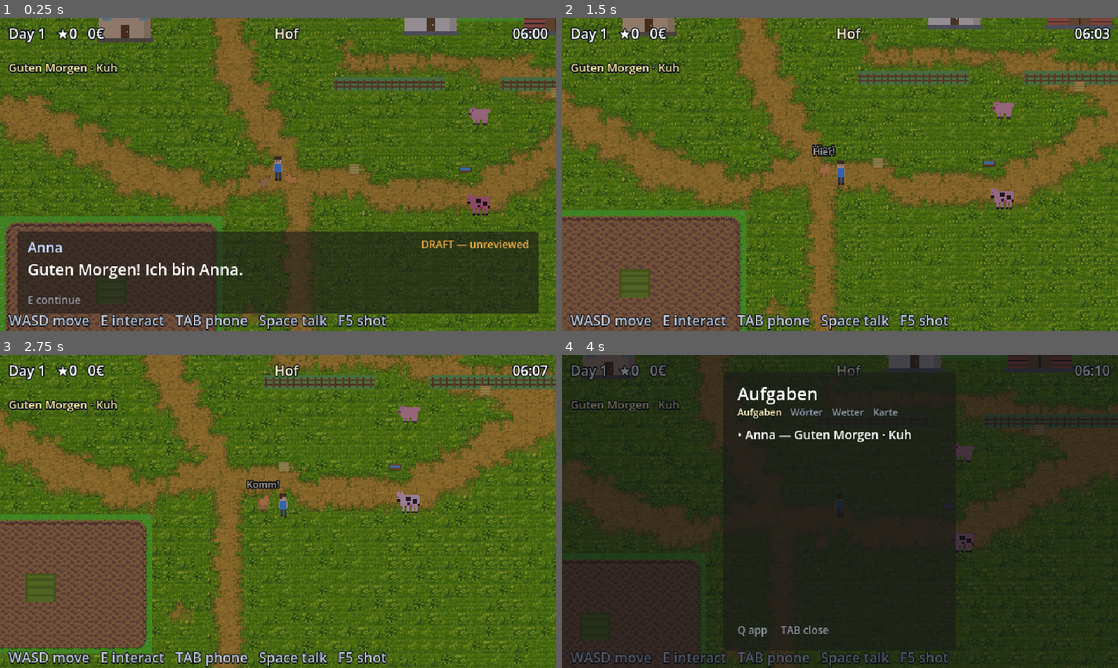
Above: before the commit, frames 1-4 (two rows, left to right).
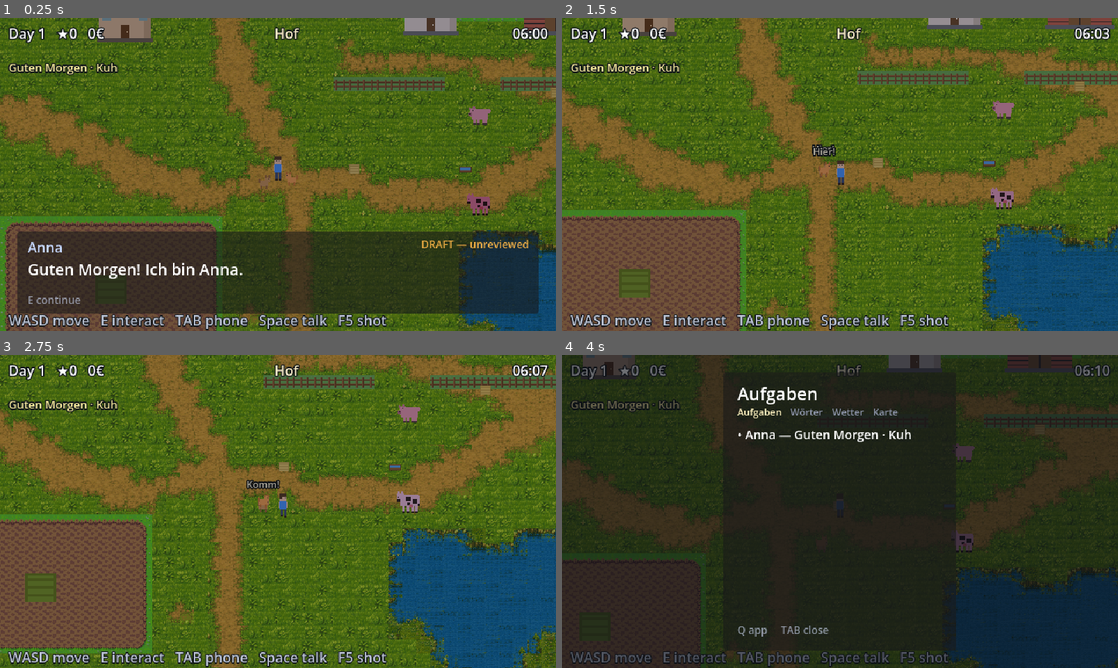
Above: after the commit, the same moments.

Repository: onskim/langame
Game: Godot game, scene res://scenes/world/farm.tscn
Same seed, same stepped clock (60 frames per second), same inputs: the game is played once before the commit and once after it.
Inputs:
- Up to frame 1 (0.25 s): no input
- Up to frame 2 (1.5 s): tap Enter at 0.5 s; hold D (move_right) 0.53-1.28 s; hold E (interact) 0.53-1.28 s; hold S (move_down) from 1.28 s (still down); tap 3 (pet_command_hier) at 1.35 s
- Up to frame 3 (2.75 s): release S (move_down) at 2.03 s; hold D (move_right) from 2.03 s (still down); tap 2 (pet_command_komm) at 2.1 s
- Up to frame 4 (4 s): release D (move_right) at 2.78 s; hold W (move_up) 2.78-3.53 s; tap 1 (pet_command_sitz) at 2.85 s; hold A (move_left) from 3.53 s (still down); hold Tab (phone) from 3.53 s (still down)

The runs differ from the first frame. In frame 1, 4.7% of the frame differs, in the area x 82-100%, y 67-100%; in frame 2, 7.5%; in frame 3, 12%, in the area x 69-100%, y 55-100%; in frame 4, 8.2%.

Commit message:
Add water: a farm pond and the lake shore
Second painted reference from the founder, same pipeline. The extractor is
generalised with a --lower terrain predicate, so grass-vs-water reuses the
grass-vs-dirt machinery and yields all sixteen corner combinations.

- The farm gets a pond with a lobed outline. A circle reads as a decal
  stamped on a field; the reference's water has wandering, lobed shores, so
  the radius is modulated by angle.
- New `lake` map, which Part 14 §2 already called for (village -> forest ->
  lake, Jonas's water). Grass on the west bank, open water reaching the east
  edge, a shoreline that wanders via stacked sines with two inlets biting
  into the bank. The point of the place is that the world visibly continues
  past it, so it must not read as a pond in a field.
- Water collision is generated from the SAME predicate that paints it, so
  the water you can see and the water that stops you cannot drift apart.
  Only fully-submerged cells block, which keeps the bank generous instead
  of sticky.
- The village gains an east gate to the lake.

Acceptance adds seven checks, including that the shoreline actually wanders
rather than ruling straight — a wall with a water texture would otherwise
pass every other test. 251 checks green.

Co-Authored-By: Claude Opus 5 <noreply@anthropic.com>

Diff:
--- a/game/assets/content/content.json
+++ b/game/assets/content/content.json
@@ -151,7 +151,11 @@
     "interior_anna_kitchen": "open",
     "interior_bakery": "open",
     "interior_farmhouse": "open",
-    "interior_shop": "open"
+    "interior_shop": "open",
+    "lake": {
+     "display": "See",
+     "scene": "res://scenes/world/lake.tscn"
+    }
    },
    "locations": {
     "anna_farmhouse": "farm",
@@ -161,6 +165,7 @@
     "farm_yard": "farm",
     "farmhouse": "farm",
     "field": "farm",
+    "lakeshore": "lake",
     "lane": "village",
     "rathaus": "village",
     "shop": "village",
@@ -191,6 +196,10 @@
     "interior_shop": {
      "display": "Laden",
      "scene": "res://scenes/world/interiors/shop.tscn"
+    },
+    "lake": {
+     "display": "See",
+     "scene": "res://scenes/world/lake.tscn"
     },
     "village": {
      "display": "Dorf",
--- /dev/null
+++ b/game/assets/tilesets/ground_water_ref.tiles.json
@@ -0,0 +1,549 @@
+{
+ "source": "founder-reference",
+ "source_file": "water tiles.png",
+ "lower": "clear blue pond water with lily pads and a rocky shore",
+ "upper": "lush meadow grass with wildflowers, leafy clumps and stones",
+ "tile_size": 16,
+ "grid": {
+  "cols": 6,
+  "rows": 16
+ },
+ "tiles": [
+  {
+   "atlas_coords": [
+    0,
+    0
+   ],
+   "variants": [
+    [
+     0,
+     0
+    ],
+    [
+     1,
+     0
+    ],
+    [
+     2,
+     0
+    ],
+    [
+     3,
+     0
+    ],
+    [
+     4,
+     0
+    ],
+    [
+     5,
+     0
+    ]
+   ],
+   "corners": {
+    "NE": "lower",
+    "NW": "lower",
+    "SE": "lower",
+    "SW": "lower"
+   }
+  },
+  {
+   "atlas_coords": [
+    0,
+    1
+   ],
+   "variants": [
+    [
+     0,
+     1
+    ],
+    [
+     1,
+     1
+    ],
+    [
+     2,
+     1
+    ],
+    [
+     3,
+     1
+    ],
+    [
+     4,
+     1
+    ]
+   ],
+   "corners": {
+    "NE": "lower",
+    "NW": "lower",
+    "SE": "lower",
+    "SW": "upper"
+   }
+  },
+  {
+   "atlas_coords": [
+    0,
+    2
+   ],
+   "variants": [
+    [
+     0,
+     2
+    ],
+    [
+     1,
+     2
+    ],
+    [
+     2,
+     2
+    ],
+    [
+     3,
+     2
+    ]
+   ],
+   "corners": {
+    "NE": "lower",
+    "NW": "lower",
+    "SE": "upper",
+    "SW": "lower"
+   }
+  },
+  {
+   "atlas_coords": [
+    0,
+    3
+   ],
+   "variants": [
+    [
+     0,
+     3
+    ],
+    [
+     1,
+     3
+    ],
+    [
+     2,
+     3
+    ],
+    [
+     3,
+     3
+    ],
+    [
+     4,
+     3
+    ],
+    [
+     5,
+     3
+    ]
+   ],
+   "corners": {
+    "NE": "lower",
+    "NW": "lower",
+    "SE": "upper",
+    "SW": "upper"
+   }
+  },
+  {
+   "atlas_coords": [
+    0,
+    4
+   ],
+   "variants": [
+    [
+     0,
+     4
+    ],
+    [
+     1,
+     4
+    ],
+    [
+     2,
+     4
+    ],
+    [
+     3,
+     4
+    ],
+    [
+     4,
+     4
+    ]
+   ],
+   "corners": {
+    "NE": "lower",
+    "NW": "upper",
+    "SE": "lower",
+    "SW": "lower"
+   }
+  },
+  {
+   "atlas_coords": [
+    0,
+    5
+   ],
+   "variants": [
+    [
+     0,
+     5
+    ],
+    [
+     1,
+     5
+    ],
+    [
+     2,
+     5
+    ],
+    [
+     3,
+     5
+    ],
+    [
+     4,
+     5
+    ],
+    [
+     5,
+     5
+    ]
+   ],
+   "corners": {
+    "NE": "lower",
+    "NW": "upper",
+    "SE": "lower",
+    "SW": "upper"
+   }
+  },
+  {
+   "atlas_coords": [
+    0,
+    6
+   ],
+   "variants": [
+    [
+     0,
+     6
+    ]
+   ],
+   "corners": {
+    "NE": "lower",
+    "NW": "upper",
+    "SE": "upper",
+    "SW": "lower"
+   }
+  },
+  {
+   "atlas_coords": [
+    0,
+    7
+   ],
+   "variants": [
+    [
+     0,
+     7
+    ],
+    [
+     1,
+     7
+    ],
+    [
+     2,
+     7
+    ],
+    [
+     3,
+     7
+    ],
+    [
+     4,
+     7
+    ],
+    [
+     5,
+     7
+    ]
+   ],
+   "corners": {
+    "NE": "lower",
+    "NW": "upper",
+    "SE": "upper",
+    "SW": "upper"
+   }
+  },
+  {
+   "atlas_coords": [
+    0,
+    8
+   ],
+   "variants": [
+    [
+     0,
+     8
+    ],
+    [
+     1,
+     8
+    ],
+    [
+     2,
+     8
+    ]
+   ],
+   "corners": {
+    "NE": "upper",
+    "NW": "lower",
+    "SE": "lower",
+    "SW": "lower"
+   }
+  },
+  {
+   "atlas_coords": [
+    0,
+    9
+   ],
+   "variants": [
+    [
+     0,
+     9
+    ],
+    [
+     1,
+     9
+    ]
+   ],
+   "corners": {
+    "NE": "upper",
+    "NW": "lower",
+    "SE": "lower",
+    "SW": "upper"
+   }
+  },
+  {
+   "atlas_coords": [
+    0,
+    10
+   ],
+   "variants": [
+    [
+     0,
+     10
+    ],
+    [
+     1,
+     10
+    ],
+    [
+     2,
+     10
+    ],
+    [
+     3,
+     10
+    ]
+   ],
+   "corners": {
+    "NE": "upper",
+    "NW": "lower",
+    "SE": "upper",
+    "SW": "lower"
+   }
+  },
+  {
+   "atlas_coords": [
+    0,
+    11
+   ],
+   "variants": [
+    [
+     0,
+     11
+    ],
+    [
+     1,
+     11
+    ],
+    [
+     2,
+     11
+    ],
+    [
+     3,
+     11
+    ],
+    [
+     4,
+     11
+    ],
+    [
+     5,
+     11
+    ]
+   ],
+   "corners": {
+    "NE": "upper",
+    "NW": "lower",
+    "SE": "upper",
+    "SW": "upper"
+   }
+  },
+  {
+   "atlas_coords": [
+    0,
+    12
+   ],
+   "variants": [
+    [
+     0,
+     12
+    ],
+    [
+     1,
+     12
+    ],
+    [
+     2,
+     12
+    ],
+    [
+     3,
+     12
+    ],
+    [
+     4,
+     12
+    ],
+    [
+     5,
+     12
+    ]
+   ],
+   "corners": {
+    "NE": "upper",
+    "NW": "upper",
+    "SE": "lower",
+    "SW": "lower"
+   }
+  },
+  {
+   "atlas_coords": [
+    0,
+    13
+   ],
+   "variants": [
+    [
+     0,
+     13
+    ],
+    [
+     1,
+     13
+    ],
+    [
+     2,
+     13
+    ],
+    [
+     3,
+     13
+    ],
+    [
+     4,
+     13
+    ],
+    [
+     5,
+     13
+    ]
+   ],
+   "corners": {
+    "NE": "upper",
+    "NW": "upper",
+    "SE": "lower",
+    "SW": "upper"
+   }
+  },
+  {
+   "atlas_coords": [
+    0,
+    14
+   ],
+   "variants": [
+    [
+     0,
+     14
+    ],
+    [
+     1,
+     14
+    ],
+    [
+     2,
+     14
+    ],
+    [
+     3,
+     14
+    ],
+    [
+     4,
+     14
+    ],
+    [
+     5,
+     14
+    ]
+   ],
+   "corners": {
+    "NE": "upper",
+    "NW": "upper",
+    "SE": "upper",
+    "SW": "lower"
+   }
+  },
+  {
+   "atlas_coords": [
+    0,
+    15
+   ],
+   "variants": [
+    [
+     0,
+     15
+    ],
+    [
+     1,
+     15
+    ],
+    [
+     2,
+     15
+    ],
+    [
+     3,
+     15
+    ],
+    [
+     4,
+     15
+    ],
+    [
+     5,
+     15
+    ]
+   ],
+   "corners": {
+    "NE": "upper",
+    "NW": "upper",
+    "SE": "upper",
+    "SW": "upper"
+   }
+  }
+ ]
+}
--- a/game/dev/acceptance_world.gd
+++ b/game/dev/acceptance_world.gd
@@ -169,4 +169,57 @@
 	farm2.queue_free()
 	await get_tree().process_frame
 
+	# ---------- water (Part 14 §2: the lake) ----------
+	_check("the lake is a declared place", WorldRouter.maps().has("lake"),
+		str(WorldRouter.maps().keys()))
+
+	var lake: Node2D = load("res://scenes/world/lake.tscn").instantiate()
+	add_child(lake)
+	await get_tree().process_frame
+
+	# Grass on one side, open water on the other — the whole point of the place.
+	var west_water := 0
+	var east_water := 0
+	for y in range(4, WorldBuilder.LAKE_H - 4):
+		if WorldBuilder.lake_is_water(4, y):
+			west_water += 1
+		if WorldBuilder.lake_is_water(WorldBuilder.LAKE_W - 3, y):
+			east_water += 1
+	_check("the west bank is dry land", west_water == 0, "%d wet cells" % west_water)
+	_check("the east side is open water",
+		east_water >= WorldBuilder.LAKE_H - 10, "%d wet cells" % east_water)
+
+	# The shore must WANDER, or it is a wall with a texture.
+	var shore_xs: Array[int] = []
+	for y in [6, 12, 18, 24]:
+		for x in range(WorldBuilder.LAKE_W):
+			if WorldBuilder.lake_is_water(x, y):
+				shore_xs.append(x)
+				break
+	var spread: int = shore_xs.max() - shore_xs.min()
+	_check("the shoreline wanders rather than ruling straight", spread >= 3,
+		"shore x range %s" % str(shore_xs))
+
+	# Water you can walk into is a painted floor, not a lake.
+	var water_body: Node = lake.get_node_or_null("WaterCollision")
+	_check("the lake has collision", water_body != null and water_body.get_child_count() > 50,
+		"%d shapes" % (water_body.get_child_count() if water_body else 0))
+
+	lake.queue_free()
+	await get_tree().process_frame
+
+	# The farm pond, same rules.
+	var farm3: Node2D = load("res://scenes/world/farm.tscn").instantiate()
+	add_child(farm3)
+	await get_tree().process_frame
+	var pond_body: Node = farm3.get_node_or_null("WaterCollision")
+	_check("the farm pond has collision",
+		pond_body != null and pond_body.get_child_count() > 10,
+		"%d shapes" % (pond_body.get_child_count() if pond_body else 0))
+	_check("the pond is inside the fence",
+		WorldBuilder.farm_is_water(44, 30)
+		and not WorldBuilder.farm_is_water(0, 0))
+	farm3.queue_free()
+	await get_tree().process_frame
+
 	print("--- split world acceptance complete, %d failure(s). ---" % _failures)
--- a/game/dev/shot_harness_scenes.gd
+++ b/game/dev/shot_harness_scenes.gd
@@ -11,6 +11,9 @@
 	await _shoot_place("res://scenes/world/interiors/bakery.tscn", "32-interior-bakery", Vector2(160, 150))
 	await _shoot_place("res://scenes/world/village.tscn", "33-village-with-doors", Vector2(368, 200))
 	await _shoot_place("res://scenes/world/farm.tscn", "34-farm-player-plot", Vector2(240, 220))
+	await _shoot_place("res://scenes/world/farm.tscn", "36-farm-pond", Vector2(704, 480))
+	await _shoot_place("res://scenes/world/lake.tscn", "37-lake-shore", Vector2(160, 250))
+	await _shoot_place("res://scenes/world/lake.tscn", "38-lake-wide", Vector2(260, 250))
 	DayCycle.hour = 13.0
 	await _shoot_place("res://scenes/world/farm.tscn", "35-anna-plot", Vector2(640, 180))
 	print("[harness] done -> %s" % ProjectSettings.globalize_path(OUT_DIR))
--- a/game/scenes/world/farm.tscn
+++ b/game/scenes/world/farm.tscn
@@ -40,6 +40,8 @@
 
 [node name="Crops" type="TileMapLayer" parent="."]
 
+[node name="Water" type="TileMapLayer" parent="."]
+
 [node name="Fence" type="TileMapLayer" parent="."]
 
 [node name="Locations" type="Node2D" parent="."]
--- /dev/null
+++ b/game/scenes/world/lake.tscn
@@ -0,0 +1,49 @@
+[gd_scene load_steps=5 format=3]
+
+[ext_resource type="Script" path="res://scripts/core/lake_map.gd" id="1_lake"]
+[ext_resource type="PackedScene" path="res://scenes/actors/player.tscn" id="2_player"]
+[ext_resource type="Script" path="res://scripts/core/map_gate.gd" id="3_gate"]
+
+[sub_resource type="RectangleShape2D" id="RectangleShape2D_gate"]
+size = Vector2(20, 48)
+
+[node name="Lake" type="Node2D"]
+script = ExtResource("1_lake")
+map_id = "lake"
+map_width_tiles = 44
+map_height_tiles = 32
+default_spawn = Vector2(112, 256)
+
+[node name="Ground" type="TileMapLayer" parent="."]
+
+[node name="Water" type="TileMapLayer" parent="."]
+
+[node name="Locations" type="Node2D" parent="."]
+
+[node name="lakeshore" type="Marker2D" parent="Locations"]
+position = Vector2(128, 256)
+
+[node name="Arrivals" type="Node2D" parent="."]
+
+[node name="from_village" type="Marker2D" parent="Arrivals"]
+position = Vector2(48, 256)
+
+[node name="Gates" type="Node2D" parent="."]
+
+[node name="ToVillage" type="Area2D" parent="Gates"]
+position = Vector2(12, 256)
+script = ExtResource("3_gate")
+target_map = "village"
+arrival_marker = "from_lake"
+label_text = "Dorf"
+
+[node name="Shape" type="CollisionShape2D" parent="Gates/ToVillage"]
+shape = SubResource("RectangleShape2D_gate")
+
+[node name="NPCs" type="Node2D" parent="."]
+
+[node name="Player" parent="." instance=ExtResource("2_player")]
+position = Vector2(112, 256)
+
+[node name="Light" type="CanvasModulate" parent="."]
+color = Color(1, 1, 1, 1)
--- a/game/scenes/world/village.tscn
+++ b/game/scenes/world/village.tscn
@@ -174,6 +174,19 @@
 [node name="Shape" type="CollisionShape2D" parent="MarketStall/Area2D"]
 shape = SubResource("RectangleShape2D_door")
 
+[node name="ToLake" type="Area2D" parent="Gates"]
+position = Vector2(724, 264)
+script = ExtResource("5_gate")
+target_map = "lake"
+arrival_marker = "from_village"
+label_text = "See"
+
+[node name="Shape" type="CollisionShape2D" parent="Gates/ToLake"]
+shape = SubResource("RectangleShape2D_gate")
+
+[node name="from_lake" type="Marker2D" parent="Arrivals"]
+position = Vector2(692, 264)
+
 [node name="NPCs" type="Node2D" parent="."]
 
 [node name="Player" parent="." instance=ExtResource("2_player")]
--- a/game/scripts/core/farm_map.gd
+++ b/game/scripts/core/farm_map.gd
@@ -6,5 +6,5 @@
 
 
 func build_ground() -> void:
-	WorldBuilder.paint_ground($Ground, $Crops)
+	WorldBuilder.paint_ground($Ground, $Crops, $Water, self)
 	WorldBuilder.build_fence($Fence, self, WorldBuilder.GateSide.EAST)
--- /dev/null
+++ b/game/scripts/core/lake_map.gd
@@ -0,0 +1,10 @@
+extends WorldMap
+## The lake shore — GDD Part 14 §2, the end of the village -> forest -> lake
+## chain and Jonas's home water.
+##
+## Grass on the near bank, open water reaching the far edge. The point of the
+## place is that the world visibly continues past it.
+
+
+func build_ground() -> void:
+	WorldBuilder.paint_lake($Ground, $Water, self)
--- a/game/scripts/core/world_builder.gd
+++ b/game/scripts/core/world_builder.gd
@@ -28,7 +28,7 @@
 const PACK_GRASS_SOIL := "res://assets/tilesets/ground_grass_soil"
 const PACK_SOIL_WATERED := "res://assets/tilesets/ground_soil_watered"
 const PACK_GRASS_WILD := "res://assets/tilesets/ground_grass_wild"
-const PACK_GRASS_WATER := "res://assets/tilesets/ground_grass_water"
+const PACK_GRASS_WATER := "res://assets/tilesets/ground_water_ref"
 
 enum GateSide { NONE, EAST, WEST }
 
@@ -106,11 +106,61 @@
 				layer.set_cell(Vector2i(x, y), 0, pack.atlas_for(ne, nw, se, sw))
 
 
+## An irregular pond. Round ponds read as decals; the reference's water has
+## lobed, wandering shores, so the radius is modulated by angle.
+static func in_pond(x: int, y: int, cx: float, cy: float, radius: float,
+		seed_value: int) -> bool:
+	var dx := float(x) - cx
+	var dy := (float(y) - cy) * 1.35     # wider than tall, like the reference
+	var angle := atan2(dy, dx)
+	var lobed: float = radius \
+		+ sin(angle * 3.0 + seed_value) * radius * 0.22 \
+		+ sin(angle * 5.0 + seed_value * 2.0) * radius * 0.11
+	return sqrt(dx * dx + dy * dy) <= lobed
+
+
+## Water is scenery you cannot walk into. Every water cell gets a body, so the
+## shoreline stops the player exactly where it looks like it should.
+static func build_water_collision(parent: Node2D, width: int, height: int,
+		is_water: Callable) -> void:
+	var body := StaticBody2D.new()
+	body.name = "WaterCollision"
+	parent.add_child(body)
+	for y in range(height):
+		for x in range(width):
+			# Only fully-submerged cells block: a cell with any shore in it is
+			# walkable bank, which keeps the edge generous rather than sticky.
+			if is_water.call(x, y) and is_water.call(x + 1, y) \
+					and is_water.call(x, y + 1) and is_water.call(x + 1, y + 1):
+				var shape := CollisionShape2D.new()
+				var rect := RectangleShape2D.new()
+				rect.size = Vector2(TILE, TILE)
+				shape.shape = rect
+				shape.position = Vector2(x * TILE + TILE / 2.0, y * TILE + TILE / 2.0)
+				body.add_child(shape)
+
+
 # --------------------------------------------------------------------- farm
 
 ## Ground is two layers so material edges blend: lanes carved out of grass on
 ## the base, tilled soil stamped on top wherever a field is.
-static func paint_ground(layer: TileMapLayer, crops: TileMapLayer = null) -> void:
+## Where the farm's pond sits — shared by the painter and the collision pass so
+## the water you see and the water that stops you can never disagree.
+static func farm_is_water(x: int, y: int) -> bool:
+	return in_pond(x, y, 44.0, 30.0, 6.5, 3)
+
+
+## The pond plus one ring of bank — what the water layer needs to draw.
+static func _near_farm_water(x: int, y: int) -> bool:
+	for dy in range(-1, 2):
+		for dx in range(-1, 2):
+			if farm_is_water(x + dx, y + dy):
+				return true
+	return false
+
+
+static func paint_ground(layer: TileMapLayer, crops: TileMapLayer = null,
+		water: TileMapLayer = null, collision_parent: Node2D = null) -> void:
 	# ground_path_grass: lower = dirt path, upper = grass. "Upper" therefore
 	# means grass, and a lane is simply where grass is absent.
 	var pack := pack_layer(layer, PACK_PATH_GRASS)
@@ -120,6 +170,10 @@
 	var is_grass := func(x: int, y: int) -> bool:
 		# Tracks give movement a readable destination rather than open field, and
 		# run past the edge of one screen so scrolling is obvious.
+		# The pond is not a track — grass stops at its shore, and the water
+		# layer draws over the top.
+		if farm_is_water(x, y):
+			return true
 		var track_main: bool = on_h_path(x, y, 20, 2, FARM_W - 2, 11)
 		var track_north: bool = on_v_path(x, y, 24, 3, FARM_H - 3, 29)
 		var track_anna: bool = on_h_path(x, y, 12, 29, FARM_W - 2, 47)
@@ -138,6 +192,29 @@
 		var anna_field: bool = x >= 34 and x <= 46 and y >= 4 and y <= 9
 		return player_field or anna_field
 	stamp(crops, soil, FARM_W, FARM_H, is_soil)
+
+	if water == null:
+		return
+	# ground_water_ref: lower = water, upper = grass. The stamp draws the shore
+	# where grass meets it, so the bank blends instead of stepping.
+	var pond := pack_layer(water, PACK_GRASS_WATER)
+	if not pond.is_valid():
+		return
+	# In this pack grass is "upper", so the region test is "is this corner NOT
+	# water". Only cells near the pond are stamped, leaving the rest transparent.
+	var is_bank := func(x: int, y: int) -> bool: return not farm_is_water(x, y)
+	for y in range(FARM_H):
+		for x in range(FARM_W):
+			if not _near_farm_water(x, y):
+				continue
+			var nw: bool = is_bank.call(x, y)
+			var ne: bool = is_bank.call(x + 1, y)
+			var sw: bool = is_bank.call(x, y + 1)
+			var se: bool = is_bank.call(x + 1, y + 1)
+			var cell := Vector2i(x, y)
+			water.set_cell(cell, 0, pond.atlas_for(ne, nw, se, sw, cell))
+	if collision_parent != null:
+		build_water_collision(collision_parent, FARM_W, FARM_H, farm_is_water)
 
 
 ## Perimeter fence: visual tiles on `fence_layer`, collision as StaticBody2D
@@ -252,3 +329,59 @@
 		shape.shape = rect
 		shape.position = Vector2(cell.x * TILE + TILE / 2.0, cell.y * TILE + TILE / 2.0)
 		body.add_child(shape)
+
+
+# --------------------------------------------------------------------- lake
+
+const LAKE_W := 44
+const LAKE_H := 32
+
+
+## The lake shore (Part 14 §2: farm/village -> forest -> LAKE, where Jonas is).
+##
+## Grass on the west, open water filling the east, divided by a shoreline that
+## runs roughly north-south and wanders. Deliberately NOT a pond in a field:
+## the player should arrive at a bank and see water reach the far edge, so the
+## lake reads as somewhere the world continues rather than a decorated pool.
+static func lake_is_water(x: int, y: int) -> bool:
+	var shore: float = 17.0 \
+		+ sin(float(y) * 0.19) * 3.6 \
+		+ sin(float(y) * 0.43 + 1.7) * 1.8
+	if float(x) > shore:
+		return true
+	# A couple of inlets biting into the bank, so the shore is not a single curve.
+	return in_pond(x, y, 12.0, 8.0, 3.4, 7) or in_pond(x, y, 10.0, 24.0, 2.8, 13)
+
+
+static func paint_lake(layer: TileMapLayer, water: TileMapLayer = null,
+		collision_parent: Node2D = null) -> void:
+	# Base: grass and the worn track along the bank.
+	var pack := pack_layer(layer, PACK_PATH_GRASS)
+	if not pack.is_valid():
+		return
+	var is_grass := func(x: int, y: int) -> bool:
+		if lake_is_water(x, y):
+			return true          # water draws on its own layer above
+		var bank_track: bool = on_v_path(x, y, 8, 2, LAKE_H - 2, 23)
+		return not (bank_track or on_scuff(x, y))
+	pack.paint(layer, 0, LAKE_W, LAKE_H, is_grass)
+
+	if water == null:
+		return
+	var pond := pack_layer(water, PACK_GRASS_WATER)
+	if not pond.is_valid():
+		return
+	var is_bank := func(x: int, y: int) -> bool: return not lake_is_water(x, y)
+	for y in range(LAKE_H):
+		for x in range(LAKE_W):
+			var nw: bool = is_bank.call(x, y)
+			var ne: bool = is_bank.call(x + 1, y)
+			var sw: bool = is_bank.call(x, y + 1)
+			var se: bool = is_bank.call(x + 1, y + 1)
+			if nw and ne and sw and se:
+				continue        # pure grass: leave the layer transparent
+			var cell := Vector2i(x, y)
+			water.set_cell(cell, 0, pond.atlas_for(ne, nw, se, sw, cell))
+
+	if collision_parent != null:
+		build_water_collision(collision_parent, LAKE_W, LAKE_H, lake_is_water)
Binary file added: game/assets/tilesets/ground_water_ref.png
Not shown, added: game/assets/tilesets/ground_water_ref.png.import
Not shown, added: game/scripts/core/lake_map.gd.uid
Not shown, changed: DEVLOG.md
Not shown, changed: content/config/world.yaml
Not shown, added: docs/week4-shots/36-farm-pond.png
Not shown, added: docs/week4-shots/37-lake-shore.png
Not shown, added: docs/week4-shots/38-lake-wide.png
Not shown, changed: tools/extract_ground_tileset.py
